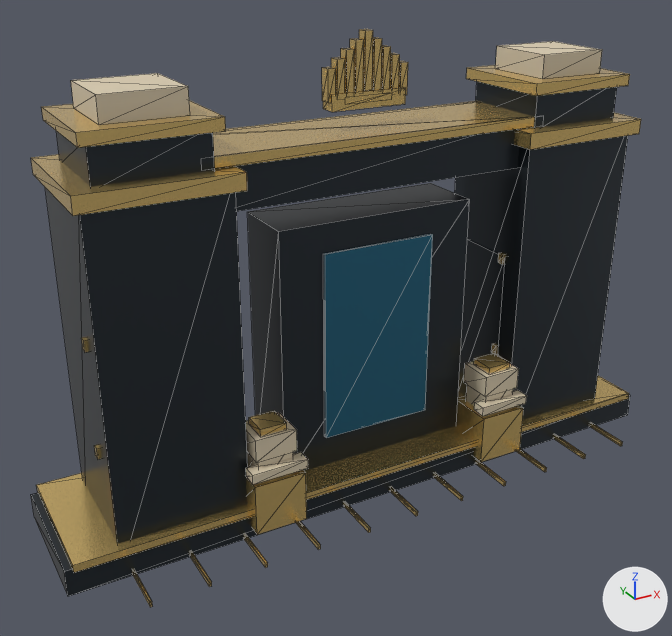
One commit to the glTF model assets/models/royal_gate.glb: the scene before it, then after it.
Camera for both pictures: a 50 mm lens placed at (-9.28, -15.81, 11.63), pointed at (-0.83, -0.45, 3.94). The axes (+X, +Y, +Z) are drawn at lower right. The lights are the same throughout. The picture after the commit comes second. Mesh edges are drawn as thin lines. Vertices at exactly the same position are counted once.

Objects in the first picture: 'Royal Gate - rebuilt stable geometry'.
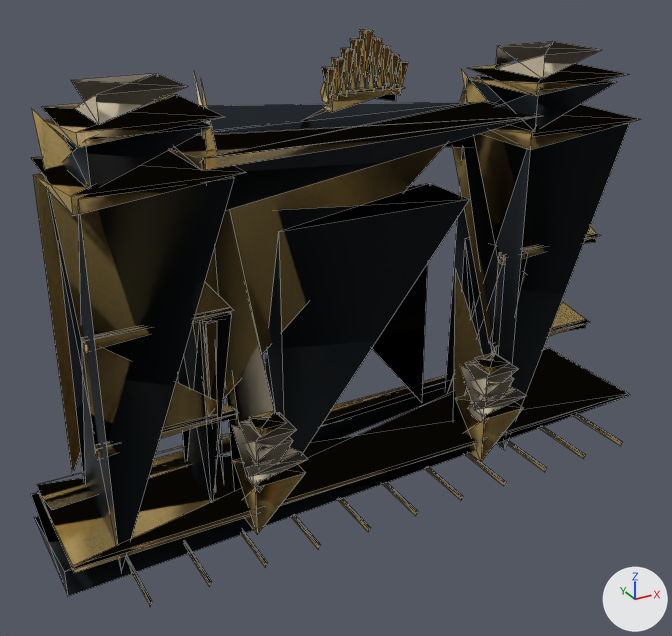
The newer file is also turned or shifted as a whole; pictures and numbers use the older file's frame.

Changed parts and their boxes [x1, y1, x2, y2] in the pictures (672 x 636 px):
'Royal Gate - rebuilt stable geometry', reshaped
    before: [31, 29, 641, 607]
    after: [31, 29, 640, 606]
part 1 of me_royal_gate, deleted (cyan)
    before: [324, 234, 433, 438]
part 2 of me_royal_gate, added
    after: [32, 35, 596, 540]
part 3 of me_royal_gate, added (beige)
    after: [453, 147, 517, 422]

Patch to the scene script:
```diff
--- a/assets/models/royal_gate.glb.py
+++ b/assets/models/royal_gate.glb.py
@@ me_royal_gate @@
 # used by ob_royal_gate___rebuilt_stable_geometry; location = (0.0, 0.0, 0.0)
-me_royal_gate.from_pydata(...)  # 448 vertices, 672 faces; spans x -7.0..7.0, y -2.45..1.48, z 0.0..9.55
+me_royal_gate.from_pydata(...)  # 472 vertices, 270 faces; spans x -7.0..7.0, y -2.45..1.48, z 0.0..9.55
+# me_royal_gate part 1: the loose piece of 8 vertices spanning x -1.25..1.25, y -0.79..-0.71, z 1.4..5.5 is deleted
+# me_royal_gate part 2: 33 vertices added at x -7.0..3.52, y -0.87..1.48, z 0.0..9.55
+# me_royal_gate part 3: 7 vertices added at x 2.15..3.43, y -1.39..-0.34, z 1.35..4.45
+# other edits to the shape of me_royal_gate do not show in these pictures
 me_royal_gate.materials.append(mat_obsidian_basalt)
@@ me_royal_gate @@
 me_royal_gate.materials.append(mat_warm_limestone)
-me_royal_gate.materials.append(mat_lapis_enamel)  # cyan #2c6f8b
```
